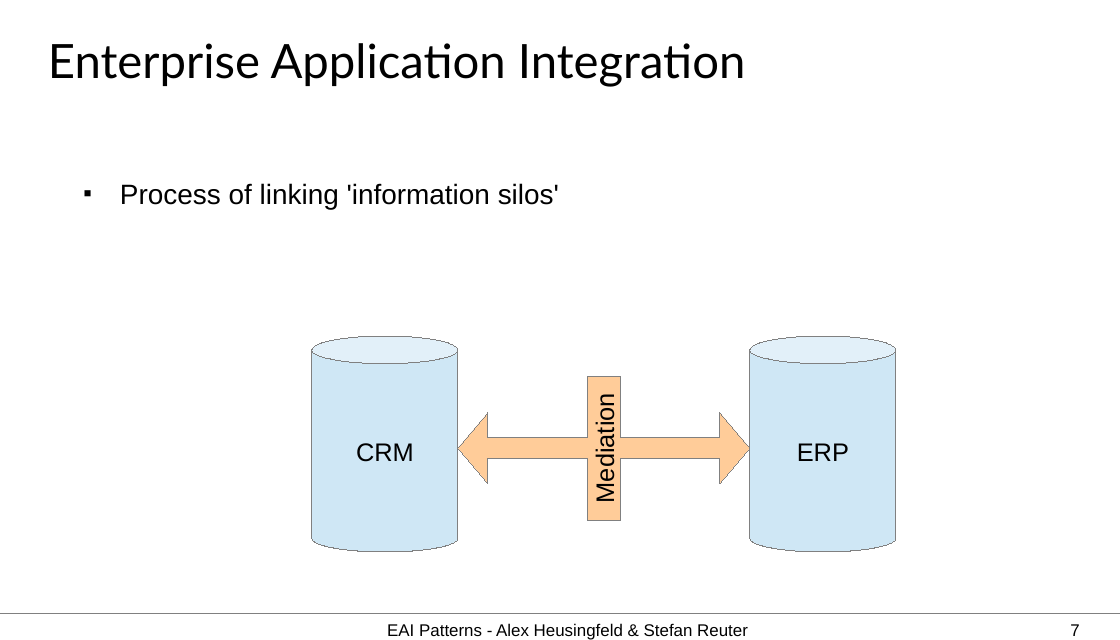
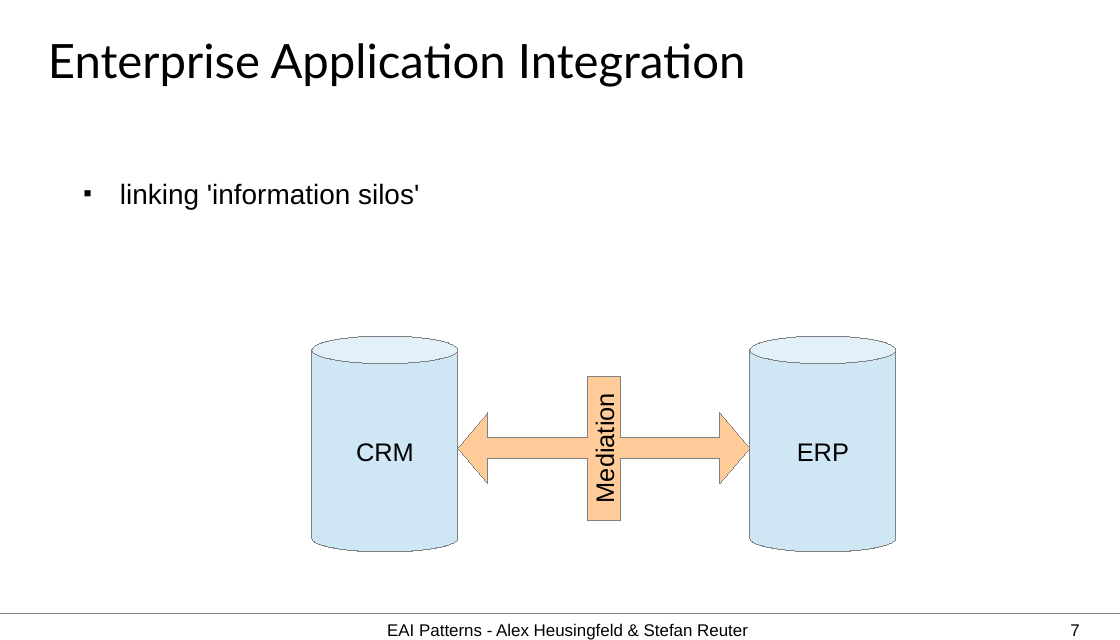
Before and after one commit to aheusingfeld/javaone2012, a slide deck: slide 7 of slides/eai-slides.odp. Drawn at 1120x640 pixels with LibreOffice and Linux fonts; fonts in the diff are those of the drawing. Boxes give left, top, right and bottom in pixels: in the first picture for what was removed or moved away, otherwise in the second. Text is boxed around its words. In the diff, an @@ line names an element or a change of style, - is before the commit and + after.

```diff
--- a/slides/eai-slides.odp
+++ b/slides/eai-slides.odp
@@ text at (120,183,419,209): text changed @@
-■ Process of linking 'information silos'
+■ linking 'information silos'
```
Also in this commit, not shown: 6 other slides changed, 3 slides added, 1 slide removed.
